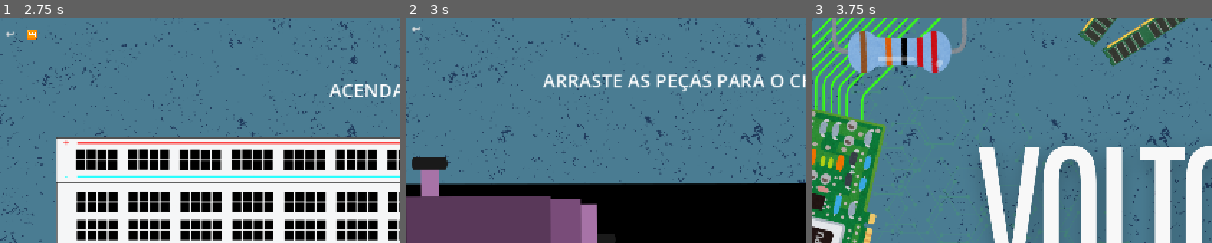
Above: before the commit, frames 1-3 (left to right).
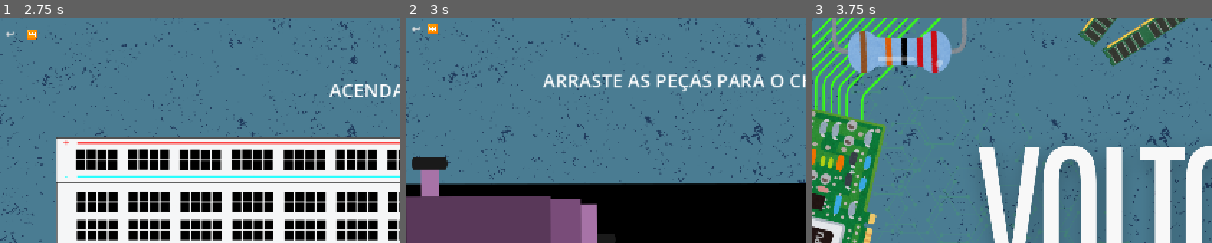
Above: after the commit, the same moments.

Repository: VictorialChaves/VoltQuest
Game: Godot game, scene res://cenas/menu_principal.tscn
Same seed, same stepped clock (60 frames per second), same inputs: the game is played once before the commit and once after it.
Inputs (mouse positions are % of the whole screen's width and height, from its top left):
- Up to frame 1 (2.75 s): click (50, 71) at 0.5 s; click "↩️" at 1.25 s; click (50, 71) at 2 s
- Up to frame 2 (3 s): click "⏭️" at 2.75 s
- Up to frame 3 (3.75 s): click "↩️" at 3.5 s
The pictures show only the part of the screen within x 0-50%, y 0-50%; the shares and areas given below are measured in that part.

Frame 1 is identical in both runs. In frame 2, 0.1% of the frame differs, in the area x 5-8%, y 2-8%; in frame 3, nothing differs.

Commit message:
Adiciona scripts, cenas e restante logica da Fase 3

Diff:
--- /dev/null
+++ b/cenas/braco_direito.gd
@@ -0,0 +1,46 @@
+extends Area2D
+
+# 1. ESTA VARIÁVEL VAI APARECER NO INSPETOR À DIREITA
+@export var meu_marcador_alvo: String = ""
+
+var selecionado = false
+var encaixado = false
+var offset_mouse = Vector2()
+
+func _on_perna_esquerda_input_event(viewport, event, shape_idx):
+	if event is InputEventMouseButton and event.button_index == MOUSE_BUTTON_LEFT:
+		if event.pressed and not encaixado:
+			selecionado = true
+			offset_mouse = get_global_mouse_position() - global_position
+
+func _input(event):
+	if event is InputEventMouseButton and event.button_index == MOUSE_BUTTON_LEFT:
+		if not event.pressed and selecionado:
+			selecionado = false
+			tentar_encaixar()
+
+func _process(delta):
+	if selecionado and not encaixado:
+		global_position = get_global_mouse_position() - offset_mouse
+
+func tentar_encaixar():
+	var corpo = get_tree().root.find_child("Corpo", true, false)
+
+	if corpo != null:
+		var marcadores = corpo.get_children()
+
+		for marcador in marcadores:
+			# 2. A MAGIA AQUI: Agora ele exige que a distância seja menor que 40
+			# E que o nome do marcador seja exatamente igual à palavra que definirmos
+			if global_position.distance_to(marcador.global_position) < 40 and marcador.name == meu_marcador_alvo:
+
+				reparent(corpo)
+				global_position = marcador.global_position
+				encaixado = true
+
+				var robo_pai = get_tree().root.find_child("RoboMontagem", true, false)
+				if robo_pai != null and robo_pai.has_method("registrar_peca"):
+					robo_pai.registrar_peca()
+
+				print("✅ Peça grudada no lugar certo: ", marcador.name)
+				break
--- /dev/null
+++ b/cenas/braco_esquerdo.gd
@@ -0,0 +1,46 @@
+extends Area2D
+
+# 1. ESTA VARIÁVEL VAI APARECER NO INSPETOR À DIREITA
+@export var meu_marcador_alvo: String = ""
+
+var selecionado = false
+var encaixado = false
+var offset_mouse = Vector2()
+
+func _on_perna_esquerda_input_event(viewport, event, shape_idx):
+	if event is InputEventMouseButton and event.button_index == MOUSE_BUTTON_LEFT:
+		if event.pressed and not encaixado:
+			selecionado = true
+			offset_mouse = get_global_mouse_position() - global_position
+
+func _input(event):
+	if event is InputEventMouseButton and event.button_index == MOUSE_BUTTON_LEFT:
+		if not event.pressed and selecionado:
+			selecionado = false
+			tentar_encaixar()
+
+func _process(delta):
+	if selecionado and not encaixado:
+		global_position = get_global_mouse_position() - offset_mouse
+
+func tentar_encaixar():
+	var corpo = get_tree().root.find_child("Corpo", true, false)
+
+	if corpo != null:
+		var marcadores = corpo.get_children()
+
+		for marcador in marcadores:
+			# 2. A MAGIA AQUI: Agora ele exige que a distância seja menor que 40
+			# E que o nome do marcador seja exatamente igual à palavra que definirmos
+			if global_position.distance_to(marcador.global_position) < 40 and marcador.name == meu_marcador_alvo:
+
+				reparent(corpo)
+				global_position = marcador.global_position
+				encaixado = true
+
+				var robo_pai = get_tree().root.find_child("RoboMontagem", true, false)
+				if robo_pai != null and robo_pai.has_method("registrar_peca"):
+					robo_pai.registrar_peca()
+
+				print("✅ Peça grudada no lugar certo: ", marcador.name)
+				break
--- /dev/null
+++ b/cenas/cabeca.gd
@@ -0,0 +1,46 @@
+extends Area2D
+
+# 1. ESTA VARIÁVEL VAI APARECER NO INSPETOR À DIREITA
+@export var meu_marcador_alvo: String = ""
+
+var selecionado = false
+var encaixado = false
+var offset_mouse = Vector2()
+
+func _on_perna_esquerda_input_event(viewport, event, shape_idx):
+	if event is InputEventMouseButton and event.button_index == MOUSE_BUTTON_LEFT:
+		if event.pressed and not encaixado:
+			selecionado = true
+			offset_mouse = get_global_mouse_position() - global_position
+
+func _input(event):
+	if event is InputEventMouseButton and event.button_index == MOUSE_BUTTON_LEFT:
+		if not event.pressed and selecionado:
+			selecionado = false
+			tentar_encaixar()
+
+func _process(delta):
+	if selecionado and not encaixado:
+		global_position = get_global_mouse_position() - offset_mouse
+
+func tentar_encaixar():
+	var corpo = get_tree().root.find_child("Corpo", true, false)
+
+	if corpo != null:
+		var marcadores = corpo.get_children()
+
+		for marcador in marcadores:
+			# 2. A MAGIA AQUI: Agora ele exige que a distância seja menor que 40
+			# E que o nome do marcador seja exatamente igual à palavra que definirmos
+			if global_position.distance_to(marcador.global_position) < 40 and marcador.name == meu_marcador_alvo:
+
+				reparent(corpo)
+				global_position = marcador.global_position
+				encaixado = true
+
+				var robo_pai = get_tree().root.find_child("RoboMontagem", true, false)
+				if robo_pai != null and robo_pai.has_method("registrar_peca"):
+					robo_pai.registrar_peca()
+
+				print("✅ Peça grudada no lugar certo: ", marcador.name)
+				break
--- /dev/null
+++ b/cenas/microcontrolador.gd
@@ -0,0 +1,46 @@
+extends Area2D
+
+# 1. ESTA VARIÁVEL VAI APARECER NO INSPETOR À DIREITA
+@export var meu_marcador_alvo: String = ""
+
+var selecionado = false
+var encaixado = false
+var offset_mouse = Vector2()
+
+func _on_perna_esquerda_input_event(viewport, event, shape_idx):
+	if event is InputEventMouseButton and event.button_index == MOUSE_BUTTON_LEFT:
+		if event.pressed and not encaixado:
+			selecionado = true
+			offset_mouse = get_global_mouse_position() - global_position
+
+func _input(event):
+	if event is InputEventMouseButton and event.button_index == MOUSE_BUTTON_LEFT:
+		if not event.pressed and selecionado:
+			selecionado = false
+			tentar_encaixar()
+
+func _process(delta):
+	if selecionado and not encaixado:
+		global_position = get_global_mouse_position() - offset_mouse
+
+func tentar_encaixar():
+	var corpo = get_tree().root.find_child("Corpo", true, false)
+
+	if corpo != null:
+		var marcadores = corpo.get_children()
+
+		for marcador in marcadores:
+			# 2. A MAGIA AQUI: Agora ele exige que a distância seja menor que 40
+			# E que o nome do marcador seja exatamente igual à palavra que definirmos
+			if global_position.distance_to(marcador.global_position) < 40 and marcador.name == meu_marcador_alvo:
+
+				reparent(corpo)
+				global_position = marcador.global_position
+				encaixado = true
+
+				var robo_pai = get_tree().root.find_child("RoboMontagem", true, false)
+				if robo_pai != null and robo_pai.has_method("registrar_peca"):
+					robo_pai.registrar_peca()
+
+				print("✅ Peça grudada no lugar certo: ", marcador.name)
+				break
--- /dev/null
+++ b/cenas/perna_direita.gd
@@ -0,0 +1,46 @@
+extends Area2D
+
+# 1. ESTA VARIÁVEL VAI APARECER NO INSPETOR À DIREITA
+@export var meu_marcador_alvo: String = ""
+
+var selecionado = false
+var encaixado = false
+var offset_mouse = Vector2()
+
+func _on_perna_esquerda_input_event(viewport, event, shape_idx):
+	if event is InputEventMouseButton and event.button_index == MOUSE_BUTTON_LEFT:
+		if event.pressed and not encaixado:
+			selecionado = true
+			offset_mouse = get_global_mouse_position() - global_position
+
+func _input(event):
+	if event is InputEventMouseButton and event.button_index == MOUSE_BUTTON_LEFT:
+		if not event.pressed and selecionado:
+			selecionado = false
+			tentar_encaixar()
+
+func _process(delta):
+	if selecionado and not encaixado:
+		global_position = get_global_mouse_position() - offset_mouse
+
+func tentar_encaixar():
+	var corpo = get_tree().root.find_child("Corpo", true, false)
+
+	if corpo != null:
+		var marcadores = corpo.get_children()
+
+		for marcador in marcadores:
+			# 2. A MAGIA AQUI: Agora ele exige que a distância seja menor que 40
+			# E que o nome do marcador seja exatamente igual à palavra que definirmos
+			if global_position.distance_to(marcador.global_position) < 40 and marcador.name == meu_marcador_alvo:
+
+				reparent(corpo)
+				global_position = marcador.global_position
+				encaixado = true
+
+				var robo_pai = get_tree().root.find_child("RoboMontagem", true, false)
+				if robo_pai != null and robo_pai.has_method("registrar_peca"):
+					robo_pai.registrar_peca()
+
+				print("✅ Peça grudada no lugar certo: ", marcador.name)
+				break
--- /dev/null
+++ b/cenas/perna_esquerda.gd
@@ -0,0 +1,46 @@
+extends Area2D
+
+# 1. ESTA VARIÁVEL VAI APARECER NO INSPETOR À DIREITA
+@export var meu_marcador_alvo: String = ""
+
+var selecionado = false
+var encaixado = false
+var offset_mouse = Vector2()
+
+func _on_perna_esquerda_input_event(viewport, event, shape_idx):
+	if event is InputEventMouseButton and event.button_index == MOUSE_BUTTON_LEFT:
+		if event.pressed and not encaixado:
+			selecionado = true
+			offset_mouse = get_global_mouse_position() - global_position
+
+func _input(event):
+	if event is InputEventMouseButton and event.button_index == MOUSE_BUTTON_LEFT:
+		if not event.pressed and selecionado:
+			selecionado = false
+			tentar_encaixar()
+
+func _process(delta):
+	if selecionado and not encaixado:
+		global_position = get_global_mouse_position() - offset_mouse
+
+func tentar_encaixar():
+	var corpo = get_tree().root.find_child("Corpo", true, false)
+
+	if corpo != null:
+		var marcadores = corpo.get_children()
+
+		for marcador in marcadores:
+			# 2. A MAGIA AQUI: Agora ele exige que a distância seja menor que 40
+			# E que o nome do marcador seja exatamente igual à palavra que definirmos
+			if global_position.distance_to(marcador.global_position) < 40 and marcador.name == meu_marcador_alvo:
+
+				reparent(corpo)
+				global_position = marcador.global_position
+				encaixado = true
+
+				var robo_pai = get_tree().root.find_child("RoboMontagem", true, false)
+				if robo_pai != null and robo_pai.has_method("registrar_peca"):
+					robo_pai.registrar_peca()
+
+				print("✅ Peça grudada no lugar certo: ", marcador.name)
+				break
--- /dev/null
+++ b/cenas/robo_em_pe.gd
@@ -0,0 +1,13 @@
+extends AnimatedSprite2D
+
+var velocidade = 150 # Velocidade do passo (pixels por segundo)
+
+func _ready():
+	# Começa o jogo sem poder andar
+	set_meta("andando", false)
+
+func _process(delta):
+	# Se a transformação ativou a variável "andando"...
+	if get_meta("andando") == true:
+		# Move o robô para a direita
+		position.x += velocidade * delta
--- /dev/null
+++ b/cenas/robo_montagem.gd
@@ -0,0 +1,29 @@
+extends Node2D
+
+var pecas_conectadas = 0
+var total_pecas = 6
+
+func registrar_peca():
+	pecas_conectadas += 1
+	print("Peças montadas: ", pecas_conectadas, " de ", total_pecas)
+
+	if pecas_conectadas == total_pecas:
+		print("🔥 O Robô está totalmente montado!")
+		transformar_robo()
+
+func transformar_robo():
+	# 1. Esconde o corpo inteiro (que agora tem todas as peças coladas a ele)
+	$Corpo.visible = false
+
+	# 2. Revela o robô em pé
+	$RoboEmPe.visible = true
+
+	# 3. Dá o Play na animação dele a andar
+	$RoboEmPe.play("default")
+
+	# 4. Cria uma etiqueta (meta) para avisar o script de movimento que ele já pode andar
+	$RoboEmPe.set_meta("andando", true)
+
+
+func _on_button_pressed() -> void:
+	get_tree().change_scene_to_file("res://cenas/menu_principal.tscn")
--- /dev/null
+++ b/cenas/robo_montagem.tscn
@@ -0,0 +1,197 @@
+[gd_scene format=3 uid="uid://cs6dd2nk05k"]
+
+[ext_resource type="Texture2D" uid="uid://dwr0pw4hyhpp3" path="res://assets/sprites/corpo.png" id="1_hdsfu"]
+[ext_resource type="Script" uid="uid://y2fpai5c87ec" path="res://cenas/robo_montagem.gd" id="1_xjgqd"]
+[ext_resource type="Texture2D" uid="uid://dnb4iwprs5gbb" path="res://assets/sprites/tela_fundo.png" id="2_og3xn"]
+[ext_resource type="Texture2D" uid="uid://c1glqqhlinqcr" path="res://assets/sprites/cabeca.png" id="2_xjgqd"]
+[ext_resource type="Texture2D" uid="uid://c507oy5mc0pq5" path="res://assets/sprites/perna.png" id="3_5yi1l"]
+[ext_resource type="Script" uid="uid://12w0vopw3g7c" path="res://cenas/cabeca.gd" id="4_5yi1l"]
+[ext_resource type="Texture2D" uid="uid://cpmpyjfbvacdu" path="res://assets/sprites/braco_direito.png" id="4_630nj"]
+[ext_resource type="Texture2D" uid="uid://dgqru04wsj76p" path="res://assets/sprites/braco_esquerdo.png" id="5_2dyu3"]
+[ext_resource type="Script" uid="uid://csttaqp0wt2qu" path="res://cenas/perna_esquerda.gd" id="6_630nj"]
+[ext_resource type="Script" uid="uid://cgaylp81rt7g" path="res://cenas/perna_direita.gd" id="7_2dyu3"]
+[ext_resource type="Script" uid="uid://bvm3d4kb174y7" path="res://cenas/braco_direito.gd" id="9_tr83j"]
+[ext_resource type="Script" uid="uid://cvda6f38ha3j7" path="res://cenas/braco_esquerdo.gd" id="11_2volf"]
+[ext_resource type="Texture2D" uid="uid://btfr5wm3kyxnp" path="res://assets/sprites/em_pe2.png" id="12_aixj1"]
+[ext_resource type="Texture2D" uid="uid://f3nkhvhjdjgd" path="res://assets/sprites/em_pe1.png" id="13_og3xn"]
+[ext_resource type="Script" uid="uid://botqquu6xpyde" path="res://cenas/robo_em_pe.gd" id="14_wsl7a"]
+[ext_resource type="AudioStream" uid="uid://s2o2bji642ui" path="res://assets/sons/interestelar2.mp3" id="16_wsl7a"]
+[ext_resource type="Script" uid="uid://drg1bk71a2dy4" path="res://cenas/microcontrolador.gd" id="17_0gw7t"]
+[ext_resource type="Texture2D" uid="uid://c01havgbdw3ul" path="res://assets/sprites/microcontrolador.png" id="18_0usov"]
+
+[sub_resource type="RectangleShape2D" id="RectangleShape2D_6snss"]
+size = Vector2(52, 237)
+
+[sub_resource type="RectangleShape2D" id="RectangleShape2D_ccrme"]
+size = Vector2(133, 124)
+
+[sub_resource type="RectangleShape2D" id="RectangleShape2D_dwrc3"]
+size = Vector2(53, 247)
+
+[sub_resource type="RectangleShape2D" id="RectangleShape2D_fih1l"]
+size = Vector2(108, 258)
+
+[sub_resource type="RectangleShape2D" id="RectangleShape2D_sqt0q"]
+size = Vector2(84, 246)
+
+[sub_resource type="SpriteFrames" id="SpriteFrames_6snss"]
+animations = [{
+"frames": [{
+"duration": 1.0,
+"texture": ExtResource("12_aixj1")
+}, {
+"duration": 1.0,
+"texture": ExtResource("13_og3xn")
+}],
+"loop": 1,
+"name": &"default",
+"speed": 5.0
+}]
+
+[sub_resource type="RectangleShape2D" id="RectangleShape2D_sowbf"]
+size = Vector2(129, 155.5)
+
+[node name="RoboMontagem" type="Node2D" unique_id=1344372478]
+script = ExtResource("1_xjgqd")
+
+[node name="TelaFundo" type="Sprite2D" parent="." unique_id=961071918]
+position = Vector2(577.25, 325)
+scale = Vector2(0.6007813, 0.60370374)
+texture = ExtResource("2_og3xn")
+
+[node name="Corpo" type="Sprite2D" parent="." unique_id=1862490751]
+position = Vector2(188.00003, 296)
+scale = Vector2(0.54298437, 0.6507143)
+texture = ExtResource("1_hdsfu")
+
+[node name="braco_direito" type="Marker2D" parent="Corpo" unique_id=113607884]
+position = Vector2(124, -173)
+
+[node name="braco_esquerdo" type="Marker2D" parent="Corpo" unique_id=198260362]
+position = Vector2(-125, -173)
+
+[node name="cabeca" type="Marker2D" parent="Corpo" unique_id=1020690529]
+position = Vector2(2, -175)
+
+[node name="perna_esquerda" type="Marker2D" parent="Corpo" unique_id=109965737]
+position = Vector2(-51, 173)
+
+[node name="perna_direita" type="Marker2D" parent="Corpo" unique_id=1828417392]
+position = Vector2(49, 173)
+
+[node name="microcontrolador" type="Marker2D" parent="Corpo" unique_id=1517136061]
+position = Vector2(0, 3.0735474)
+
+[node name="PernaEsquerda" type="Area2D" parent="." unique_id=846758152]
+position = Vector2(533, 383)
+script = ExtResource("6_630nj")
+meu_marcador_alvo = "perna_esquerda"
+
+[node name="Sprite2D" type="Sprite2D" parent="PernaEsquerda" unique_id=1857386139]
+position = Vector2(-2, 99)
+scale = Vector2(0.71202505, 0.6177215)
+texture = ExtResource("3_5yi1l")
+
+[node name="CollisionShape2D" type="CollisionShape2D" parent="PernaEsquerda" unique_id=1418933621]
+visible = false
+position = Vector2(-3, 91)
+shape = SubResource("RectangleShape2D_6snss")
+
+[node name="Cabeca" type="Area2D" parent="." unique_id=128514979]
+position = Vector2(680, 259)
+script = ExtResource("4_5yi1l")
+meu_marcador_alvo = "cabeca"
+
+[node name="Sprite2D" type="Sprite2D" parent="Cabeca" unique_id=1283547223]
+position = Vector2(-3.000002, -57.999996)
+scale = Vector2(0.6292682, 0.7395833)
+texture = ExtResource("2_xjgqd")
+
+[node name="CollisionShape2D" type="CollisionShape2D" parent="Cabeca" unique_id=2050512200]
+visible = false
+position = Vector2(0, -70)
+shape = SubResource("RectangleShape2D_ccrme")
+
+[node name="PernaDireita" type="Area2D" parent="." unique_id=2076552617]
+position = Vector2(1084, 347)
+script = ExtResource("7_2dyu3")
+meu_marcador_alvo = "perna_direita"
+
+[node name="Sprite2D" type="Sprite2D" parent="PernaDireita" unique_id=1822623337]
+position = Vector2(-2.999997, 102)
+scale = Vector2(0.70253164, 0.6189873)
+texture = ExtResource("3_5yi1l")
+
+[node name="CollisionShape2D" type="CollisionShape2D" parent="PernaDireita" unique_id=2019464722]
+visible = false
+position = Vector2(1, 109)
+shape = SubResource("RectangleShape2D_dwrc3")
+
+[node name="BracoDireito" type="Area2D" parent="." unique_id=1895706140]
+position = Vector2(944, 85)
+script = ExtResource("9_tr83j")
+meu_marcador_alvo = "braco_direito"
+
+[node name="Sprite2D" type="Sprite2D" parent="BracoDireito" unique_id=584529734]
+position = Vector2(23.999992, 108.99999)
+scale = Vector2(0.73061997, 0.7281977)
+texture = ExtResource("4_630nj")
+
+[node name="CollisionShape2D" type="CollisionShape2D" parent="BracoDireito" unique_id=1090508707]
+visible = false
+position = Vector2(29, 111)
+shape = SubResource("RectangleShape2D_fih1l")
+
+[node name="BracoEsquerdo" type="Area2D" parent="." unique_id=368379698]
+position = Vector2(791, 370)
+script = ExtResource("11_2volf")
+meu_marcador_alvo = "braco_esquerdo"
+
+[node name="Sprite2D" type="Sprite2D" parent="BracoEsquerdo" unique_id=1254280784]
+position = Vector2(-18, 103.000015)
+scale = Vector2(0.6967214, 0.716763)
+texture = ExtResource("5_2dyu3")
+
+[node name="CollisionShape2D" type="CollisionShape2D" parent="BracoEsquerdo" unique_id=1728517459]
+visible = false
+position = Vector2(-20, 97)
+shape = SubResource("RectangleShape2D_sqt0q")
+
+[node name="RoboEmPe" type="AnimatedSprite2D" parent="." unique_id=876819760]
+visible = false
+position = Vector2(224.25, 355.5)
+scale = Vector2(0.6825153, 0.643897)
+sprite_frames = SubResource("SpriteFrames_6snss")
+script = ExtResource("14_wsl7a")
+
+[node name="Música de fundo" type="AudioStreamPlayer" parent="." unique_id=554258781]
+stream = ExtResource("16_wsl7a")
+autoplay = true
+
+[node name="Button" type="Button" parent="Música de fundo" unique_id=937843801]
+offset_right = 30.0
+offset_bottom = 31.0
+text = "↩️"
+flat = true
+
+[node name="Microcontrolador" type="Area2D" parent="." unique_id=1567065619]
+position = Vector2(467, 174)
+script = ExtResource("17_0gw7t")
+meu_marcador_alvo = "microcontrolador"
+
+[node name="Sprite2D" type="Sprite2D" parent="Microcontrolador" unique_id=1504621441]
+scale = Vector2(0.5341881, 0.6581196)
+texture = ExtResource("18_0usov")
+
+[node name="CollisionShape2D" type="CollisionShape2D" parent="Microcontrolador" unique_id=1636818950]
+visible = false
+position = Vector2(-1, 0)
+shape = SubResource("RectangleShape2D_sowbf")
+
+[connection signal="input_event" from="PernaEsquerda" to="PernaEsquerda" method="_on_perna_esquerda_input_event"]
+[connection signal="input_event" from="Cabeca" to="Cabeca" method="_on_perna_esquerda_input_event"]
+[connection signal="input_event" from="PernaDireita" to="PernaDireita" method="_on_perna_esquerda_input_event"]
+[connection signal="input_event" from="BracoDireito" to="BracoDireito" method="_on_perna_esquerda_input_event"]
+[connection signal="input_event" from="BracoEsquerdo" to="BracoEsquerdo" method="_on_perna_esquerda_input_event"]
+[connection signal="pressed" from="Música de fundo/Button" to="." method="_on_button_pressed"]
+[connection signal="input_event" from="Microcontrolador" to="Microcontrolador" method="_on_perna_esquerda_input_event"]
--- a/cenas/seguidor_de_linha.gd
+++ b/cenas/seguidor_de_linha.gd
@@ -11,3 +11,8 @@
 
 func _on_button_pressed() -> void:
 	get_tree().change_scene_to_file("res://cenas/menu_principal.tscn")
+
+
+func _on_button_2_pressed() -> void:
+	print("O botão foi clicado com sucesso!") # <- Adicione esta linha
+	get_tree().change_scene_to_file("res://cenas/robo_montagem.tscn")
--- a/cenas/seguidor_de_linha.tscn
+++ b/cenas/seguidor_de_linha.tscn
@@ -68,6 +68,14 @@
 text = "↩️"
 flat = true
 
+[node name="Button2" type="Button" parent="." unique_id=1817436451]
+offset_left = 23.0
+offset_right = 53.0
+offset_bottom = 31.0
+text = "⏭️
+"
+flat = true
+
 [node name="Interface" type="CanvasLayer" parent="." unique_id=2128757554]
 
 [node name="TextoInformativo" type="Label" parent="Interface" unique_id=1551203034]
@@ -83,3 +91,4 @@
 tab_stops = PackedFloat32Array(0)
 
 [connection signal="pressed" from="Button" to="." method="_on_button_pressed"]
+[connection signal="pressed" from="Button2" to="." method="_on_button_2_pressed"]
Not shown, added: cenas/braco_direito.gd.uid
Not shown, added: cenas/braco_esquerdo.gd.uid
Not shown, added: cenas/cabeca.gd.uid
Not shown, added: cenas/microcontrolador.gd.uid
Not shown, added: cenas/perna_direita.gd.uid
Not shown, added: cenas/perna_esquerda.gd.uid
Not shown, added: cenas/robo_em_pe.gd.uid
Not shown, added: cenas/robo_montagem.gd.uid
